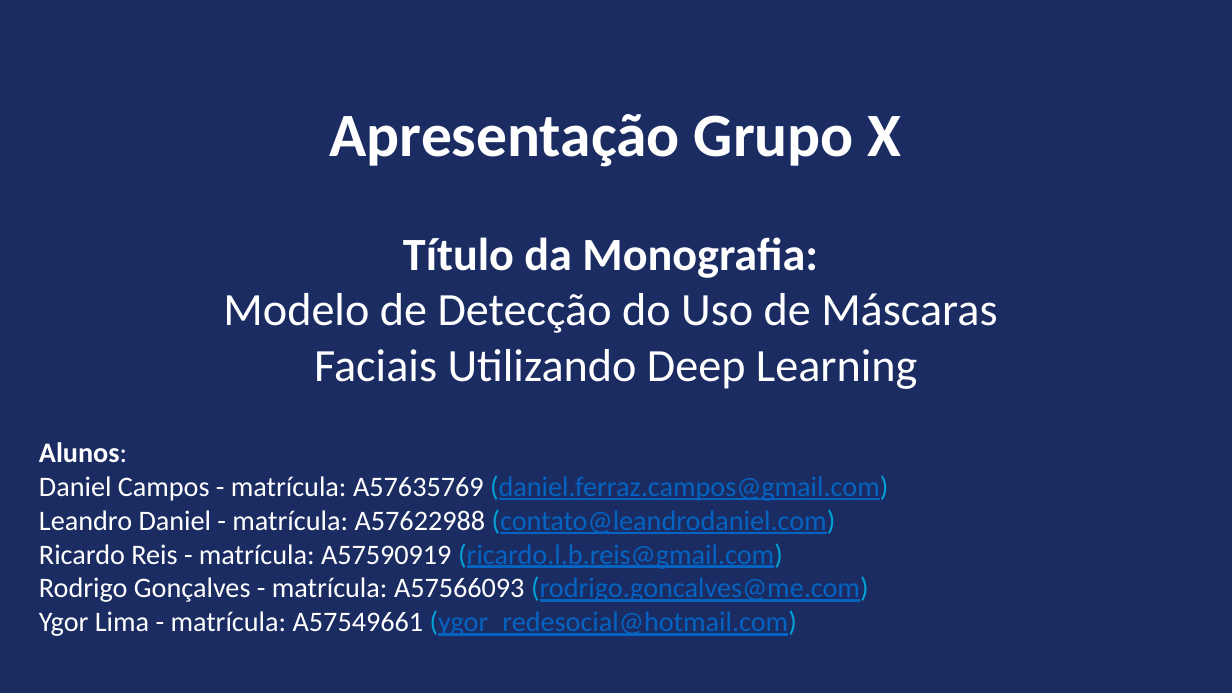
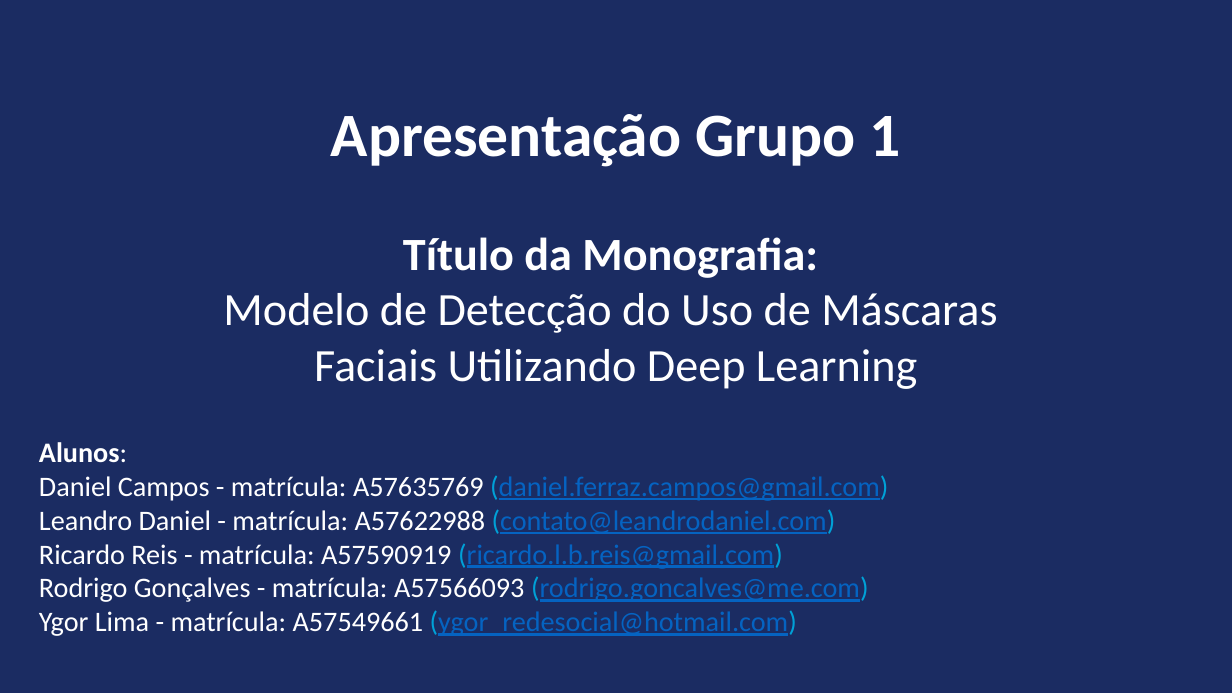
Before and after one commit to ldaniel/Challenges-Requirements-Analytical-Projects, a slide deck: slide 1 of presentation/FGV-MBA - Monografia - Detecção de Máscara Facial.pptx. Drawn at 1232x693 pixels with LibreOffice and Linux fonts; fonts in the diff are those of the drawing; background and template pictures are left out. Boxes give left, top, right and bottom in pixels: in the first picture for what was removed or moved away, otherwise in the second. Text is boxed around its words. In the diff, an @@ line names an element or a change of style, - is before the commit and + after.

```diff
--- a/presentation/FGV-MBA - Monografia - Detecção de Máscara Facial.pptx
+++ b/presentation/FGV-MBA - Monografia - Detecção de Máscara Facial.pptx
@@ text at bbox=[331, 114, 900, 167]: text changed @@
-Apresentação Grupo X
+Apresentação Grupo 1
```
Also in this commit, not shown: 1 other file.
